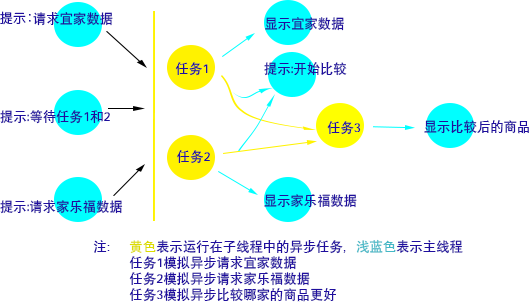
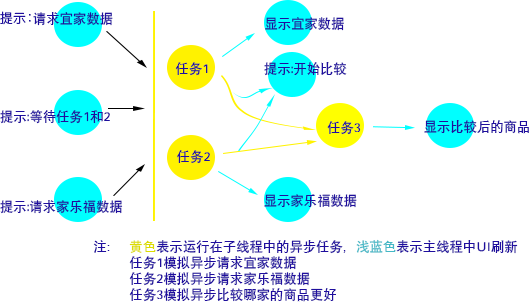
Layer changes from the first 529x302 image to the second:
renamed "注： 黄色表示运行在子线程中的异步任务，浅蓝色表示主线程 任务1模拟异步请求宜家数据 任务2模拟异步请求家乐福数据 任务" to "注： 黄色表示运行在子线程中的异步任务，浅蓝色表示主线程中UI刷新 任务1模拟异步请求宜家数据 任务2模拟异步请求家乐福数", painted on it over [464, 240, 518, 254]
